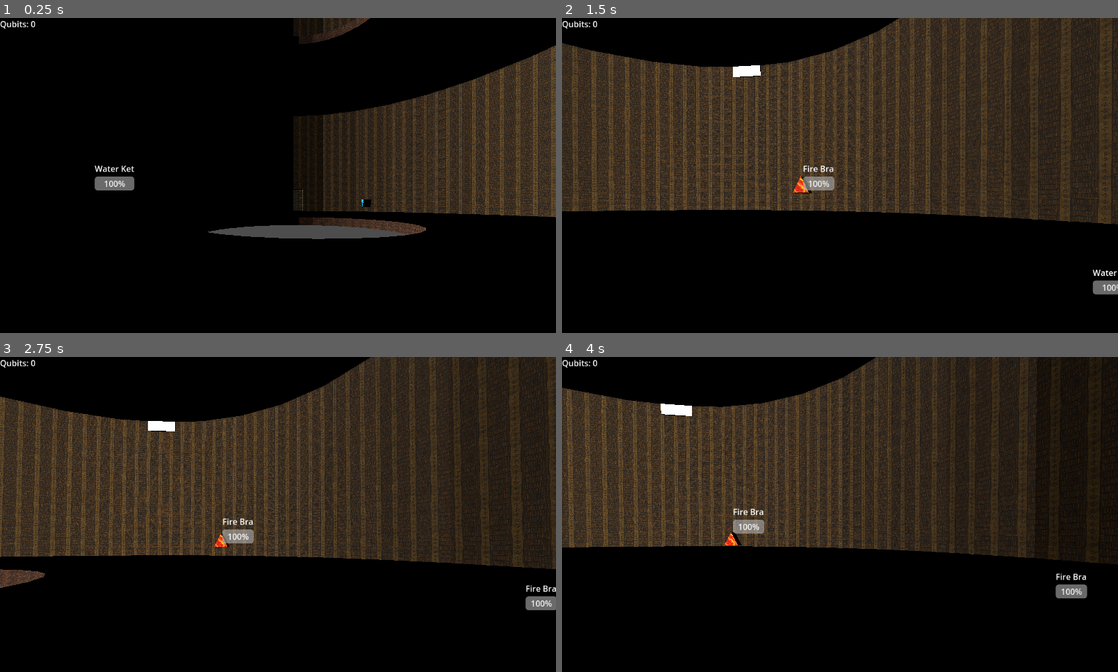
Above: before the commit, frames 1-4 (two rows, left to right).
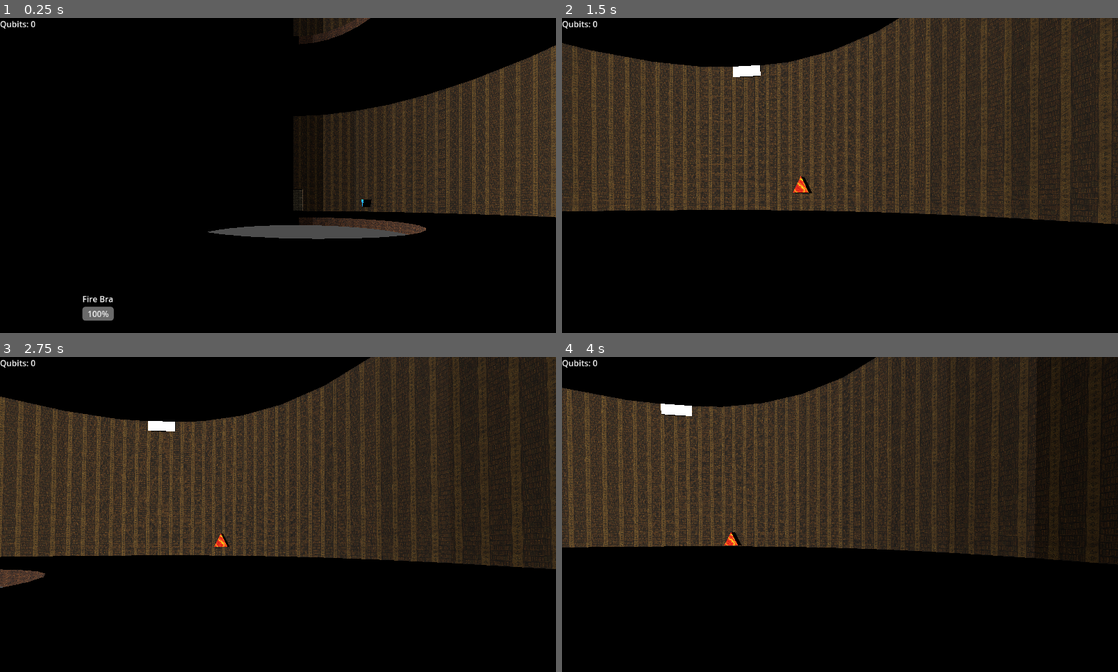
Above: after the commit, the same moments.

Repository: tharpm95/orb_thrower
Game: Godot game, scene res://worlds/level_1.tscn
Two runs of this game, one before a commit and one after it. Both use one fixed random seed, a clock stepped at 60 frames per second and the inputs below.
Inputs (mouse positions are in pixels of both pictures, inside the frame that each line leads up to):
- Up to frame 1 (0.25 s): no input
- Up to frame 2 (1.5 s): move the mouse to (867, 200) at 0.52 s; hold A (A) 0.53-1.28 s; tap D (D) at 0.8, 1.35 s; move the mouse to (812, 203) at 1.27 s
- Up to frame 3 (2.75 s): tap S (S) at 1.55 s; move the mouse to (289, 536) at 2.02 s; hold S (S) from 2.03 s (still down); tap A (A) at 2.3 s
- Up to frame 4 (4 s): move the mouse to (834, 549) at 2.77 s; release S (S) at 2.78 s; tap A (A) at 2.85 s; tap D (D) at 3.05 s; tap Enter at 3.5 s; move the mouse to (878, 546) at 3.52 s; hold D (D) from 3.53 s (still down); tap S (S) at 3.8 s

The runs differ from the first frame. In frame 1, 0.7% of the frame differs, in the area x 14-25%, y 46-97%; in frame 2, 0.6%; in frame 3, 0.6%; in frame 4, 0.6%.

Commit message:
Manual camera projection

Diff:
--- a/scripts/library_central_hall.gd
+++ b/scripts/library_central_hall.gd
@@ -45,13 +45,51 @@
 		if camera and being_instance:
 			var character_position = character.global_position
 			var distance_to_character = character_position.distance_to(being_instance.global_position)
-
-			# Commenting the global position of the being instance and its index
 			print("Distance to being: ", distance_to_character, " Being index: ", i)
 
 			var control_node: Control = being_instance.get_node("Control")
 			if distance_to_character < max_display_distance:
-				var screen_position = camera.unproject_position(being_instance.global_position + Vector3(0, 2.5, 0))
-				print("Screen position: ", screen_position)
-				control_node.position = screen_position
-				control_node.visible = true
+				# Adjust position for the label
+				var offset_position = being_instance.global_position + Vector3(0, 2.5, 0)
+
+				# Transform the global position to camera space
+				var camera_transform = camera.get_global_transform().affine_inverse()
+				var relative_position = offset_position - camera_transform.origin
+				var camera_basis_inverse = camera_transform.basis.transposed()
+
+				# Coordinate transformation to camera space
+				var view_x = camera_basis_inverse.x.dot(relative_position)
+				var view_y = camera_basis_inverse.y.dot(relative_position)
+				var view_z = camera_basis_inverse.z.dot(relative_position)
+
+				# Prepare parameters for manual perspective transformation
+				var near = camera.near
+				var far = camera.far
+				var fov = camera.fov
+				var viewport_size = get_viewport().size
+				var aspect_ratio = viewport_size.x / viewport_size.y
+				var f = 1.0 / tan(fov * 0.5 * deg_to_rad(1.0))  # Ensure fov is in radians
+
+				# Perform perspective division
+				if view_z > 0.0:
+					var clip_x = view_x * (f / aspect_ratio)
+					var clip_y = view_y * f
+					var clip_w = view_z  # Assuming a simplified projection keeps w consistent for view_z > 0
+
+					# Normalized device coordinates (NDC)
+					var ndc_x = clip_x / clip_w
+					var ndc_y = clip_y / clip_w
+
+					# Convert NDC to screen space
+					var screen_x = (ndc_x * 0.5 + 0.5) * viewport_size.x
+					var screen_y = (1.0 - (ndc_y * 0.5 + 0.5)) * viewport_size.y
+
+					var screen_position = Vector2(screen_x, screen_y)
+					print("Screen position: ", screen_position)
+
+					control_node.position = screen_position
+					control_node.visible = true
+				else:
+					control_node.visible = false
+			else:
+				control_node.visible = false
